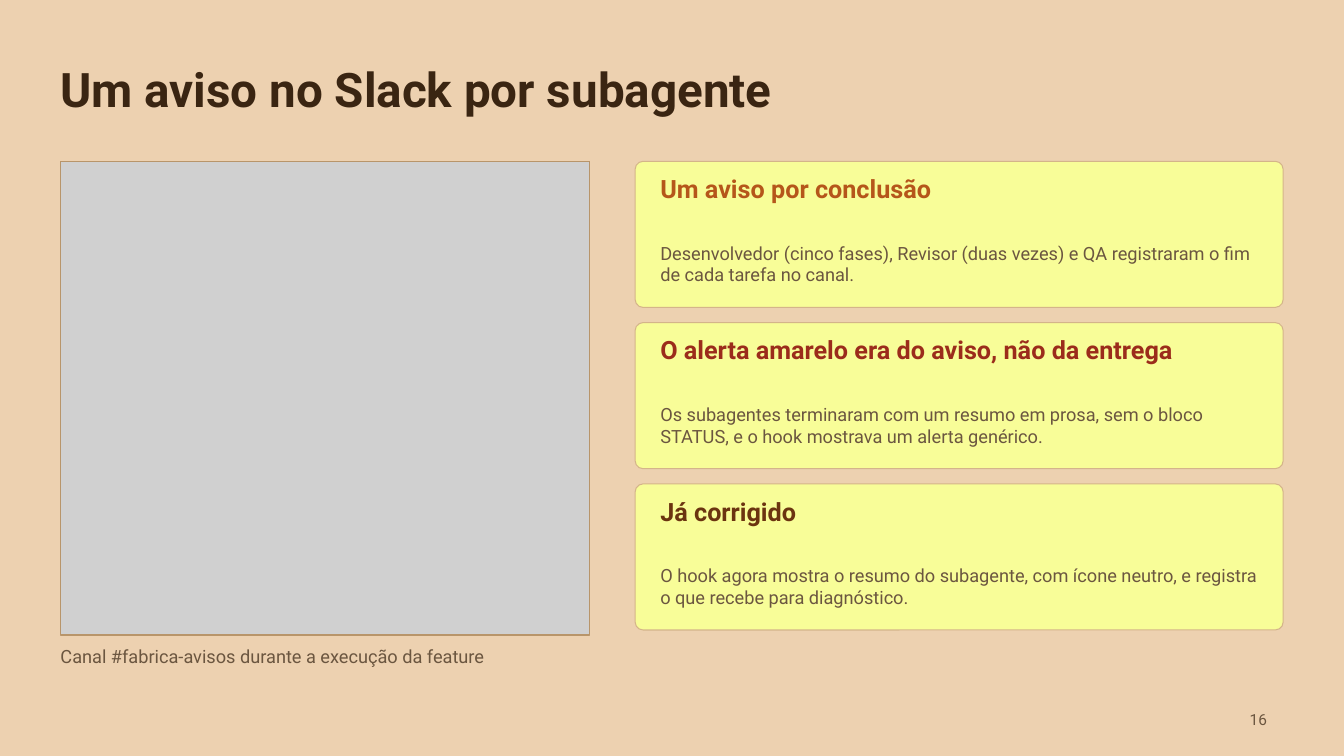
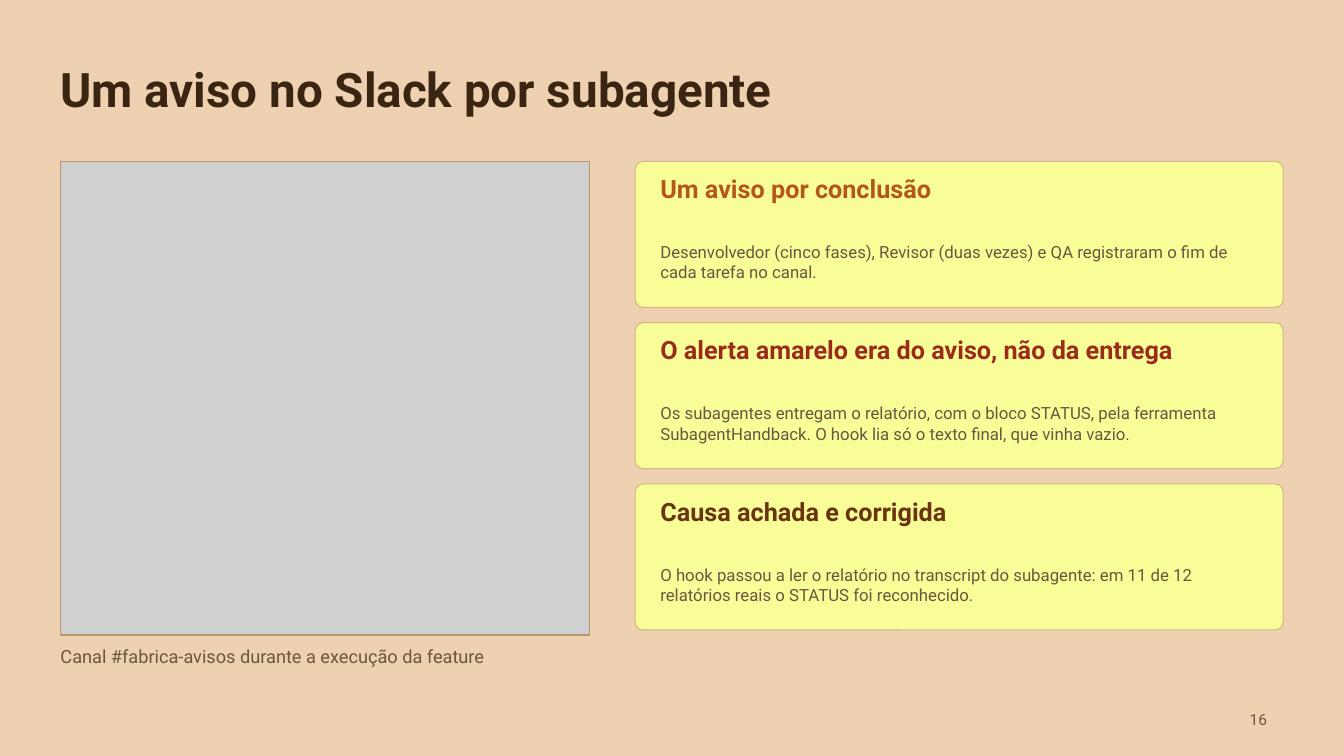
Before and after one commit to liviagomes30/fabrica-petcontrol, a slide deck: slide 16 of docs/fabrica/apresentacao-fabrica-claude-code.pptx. Drawn at 1344x756 pixels with LibreOffice and Linux fonts; fonts in the diff are those of the drawing; grey boxes stand for pictures. Boxes give left, top, right and bottom in pixels: in the first picture for what was removed or moved away, otherwise in the second. Text is boxed around its words. In the diff, an @@ line names an element or a change of style, - is before the commit and + after.

```diff
--- a/docs/fabrica/apresentacao-fabrica-claude-code.pptx
+++ b/docs/fabrica/apresentacao-fabrica-claude-code.pptx
@@ text "Desenvolvedor (cinco fases), Revisor (duas ..." at box(660, 245, 1227, 278): size 13 to 12 pt @@
@@ text at box(660, 406, 1216, 444): text changed; size 13 to 12 pt @@
-Os subagentes terminaram com um resumo em prosa, sem o bloco STATUS, e o hook mostrava um alerta genérico.
+Os subagentes entregam o relatório, com o bloco STATUS, pela ferramenta SubagentHandback. O hook lia só o texto final, que vinha vazio.
@@ text at box(660, 502, 946, 527): text changed @@
-Já corrigido
+Causa achada e corrigida
@@ text at box(660, 568, 1192, 601): text changed; size 13 to 12 pt @@
-O hook agora mostra o resumo do subagente, com ícone neutro, e registra o que recebe para diagnóstico.
+O hook passou a ler o relatório no transcript do subagente: em 11 de 12 relatórios reais o STATUS foi reconhecido.
```
Also in this commit, not shown: 6 slides added, 1 slide removed, 13 other files.
